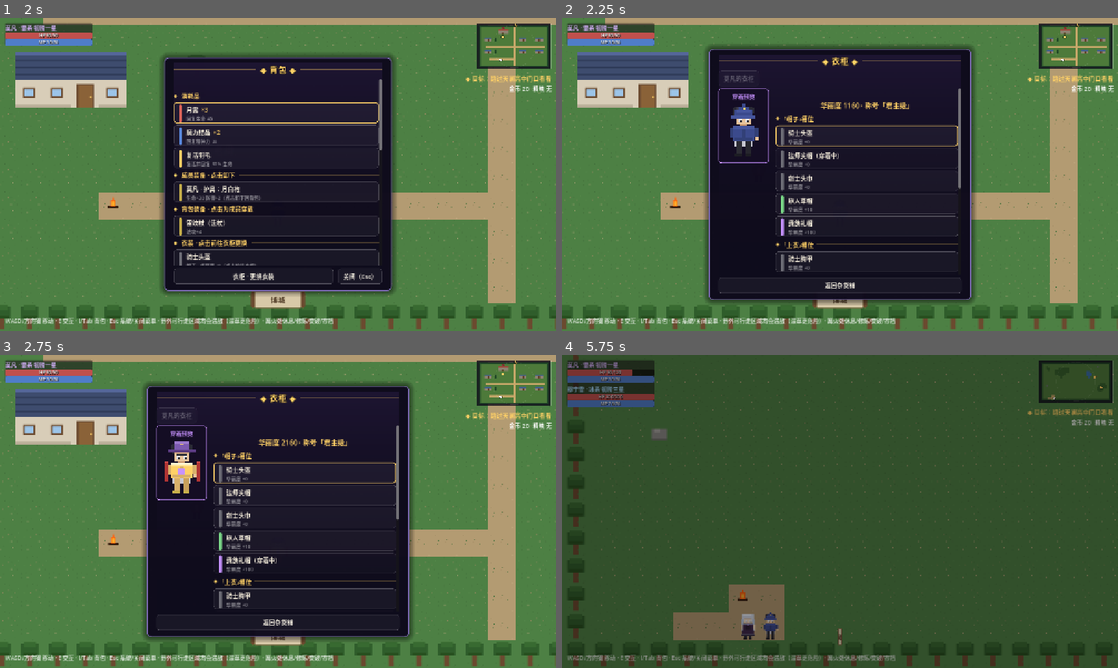
Above: before the commit, frames 1-4 (two rows, left to right).
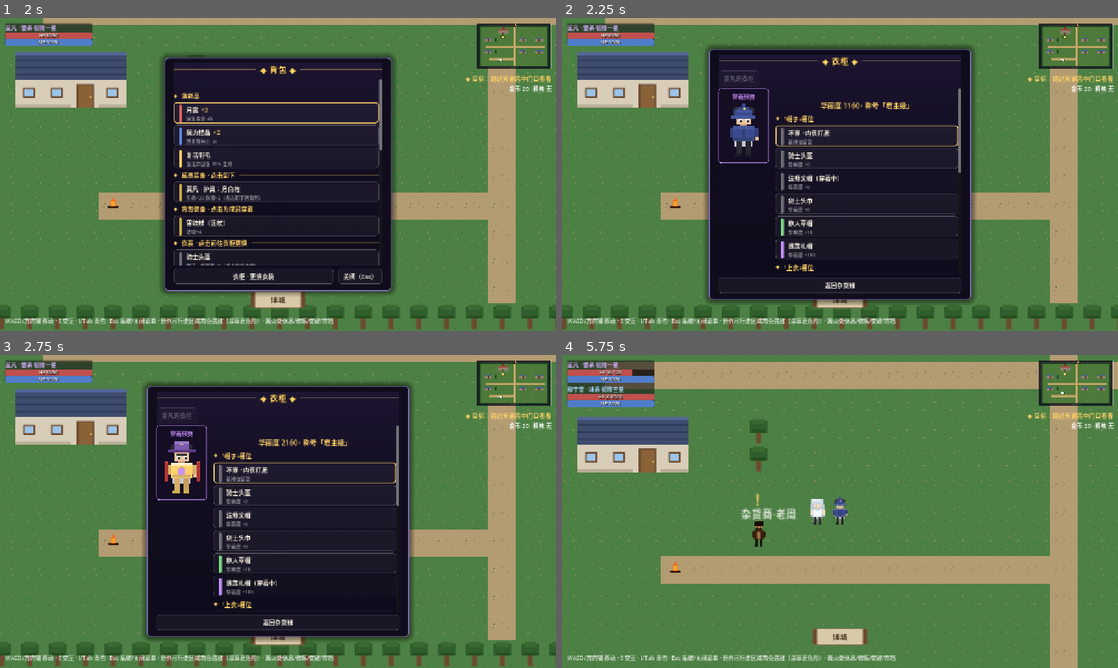
Above: after the commit, the same moments.

Repository: Lydocan/FullTimeMagic
Game: Godot game, scene res://tools/screenshot_harness.tscn
Same seed, same stepped clock (60 frames per second), same inputs: the game is played once before the commit and once after it. This scene is started directly instead of the project's main scene.
Inputs (mouse positions are in pixels of both pictures, inside the frame that each line leads up to):
- Up to frame 1 (2 s): tap Enter (ui_accept) at 0.5, 0.77, 1.52 s; move the mouse to (400, 158) at 0.52 s; hold D (move_right) 0.53-1.28 s; tap Space (attack) at 0.6 s; click (400, 158) at 0.67 s; move the mouse to (166, 190) at 1.27 s; hold S (move_down) from 1.28 s (still down); tap Z (boost_cycle) at 1.35 s
- Up to frame 2 (2.25 s): move the mouse to (895, 105) at 2.02 s; release S (move_down) at 2.03 s; hold D (move_right) from 2.03 s (still down); hold E (interact) from 2.03 s (still down)
- Up to frame 3 (2.75 s): keep holding D (move_right); keep holding E (interact)
- Up to frame 4 (5.75 s): release D (move_right) at 2.75 s; release E (interact) at 2.75 s; click (867, 473) at 2.77 s; tap Enter (ui_accept) at 3.5, 3.77 s; move the mouse to (812, 574) at 3.52 s; hold W (move_up) 3.53-4.25 s; tap Space (attack) at 3.6 s; click (812, 574) at 3.67 s; click (867, 495) at 4.27 s; click (867, 552) at 5.02 s

Frame 1 is identical in both runs. In frame 2, 1.3% of the frame differs, in the area x 38-72%, y 35-82%; in frame 3, 1.4%; in frame 4, 100%, in the area x 0-100%, y 0-100%.

Commit message:
feat: 衣柜「不穿 · 内衣打底」选项——连衣裙可脱，上下装搭配不再被遮挡
连衣裙一旦穿上就无法脱下，上下装的穿着效果永远被挡住（试玩反馈）。
本次衣柜每个槽位顶部新增「不穿 · 内衣打底」选项：脱下该槽位即露出
基础身体自带的背心短裤打底（无需新美术），吊带/短裙等上下装搭配
得以自由展示。

- GameState.unwear_clothing(member_id, slot)：槽位留空并广播
  clothes_changed，玩家/跟随者分层即时隐藏对应层
- 衣柜每个槽位顶部加「不穿 · 内衣打底」按钮（槽位已空时禁用），
  焦点移上即预览留空效果；脱下后可随时重新穿上列表里的任意衣装
- 渲染零改动：空槽位本就隐藏

回归：scene_smoke +2（数据层脱连衣裙换上下装 / 跟随者裙层隐藏）；
harness 新增 17 混搭预览（吊带+短裙+黑丝）与 18 地图跟随者镜头。
场景冒烟 38 项 + 逻辑冒烟 111 项全绿。

Co-Authored-By: Claude <noreply@anthropic.com>

Diff:
--- a/autoload/game_state.gd
+++ b/autoload/game_state.gd
@@ -126,6 +126,16 @@
 	return true
 
 
+## 脱下某槽位（留空 = 露出基础身体的内衣打底，如脱连衣裙换回上下装）。
+## 返回是否实际脱下。
+func unwear_clothing(member_id: String, slot: String) -> bool:
+	if not worn_clothes.get(member_id, {}).has(slot):
+		return false
+	worn_clothes[member_id].erase(slot)
+	GameEvents.clothes_changed.emit()
+	return true
+
+
 ## 华丽度 = 该角色拥有所有衣装的华丽度总和（与是否穿着无关）。
 func glamour_total(member_id: String) -> int:
 	var total := 0
--- a/src/world/map_base.gd
+++ b/src/world/map_base.gd
@@ -1249,13 +1249,21 @@
 	_wardrobe_box.add_child(banner)
 	for slot in MEMBER_WARDROBE_SLOTS.get(_wardrobe_member, []):
 		_bag_section(_wardrobe_box, "「%s」槽位" % GameTypes.clothing_slot_name(slot))
+		var worn_id: String = str(GameState.worn_clothes.get(_wardrobe_member, {}).get(slot, ""))
+		# 「不穿」选项：脱下露出基础身体的内衣打底（如脱连衣裙换回上下装搭配）
+		var bare_btn := _bag_item_button(
+				"不穿 · 内衣打底", "该槽位留空", Color("6f6f78"), 0,
+				_unwear_from_wardrobe.bind(_wardrobe_member, slot))
+		bare_btn.disabled = worn_id == ""
+		bare_btn.focus_entered.connect(_refresh_outfit_preview.bind(slot, ""))  # 预览留空效果
+		_wardrobe_box.add_child(bare_btn)
 		var any := false
 		for clothing_id in GameState.owned_clothes.get(_wardrobe_member, []):
 			var c: ClothingData = GameData.load_clothing(clothing_id)
 			if c == null or c.slot != slot:
 				continue
 			any = true
-			var worn: bool = str(GameState.worn_clothes.get(_wardrobe_member, {}).get(slot, "")) == clothing_id
+			var worn: bool = worn_id == clothing_id
 			var btn := _bag_item_button(
 					c.clothing_name + ("（穿着中）" if worn else ""),
 					"华丽度 +%d" % c.glamour, _glamour_color(c.glamour), 1,
@@ -1278,6 +1286,13 @@
 		var c: ClothingData = GameData.load_clothing(clothing_id)
 		_menu_result.text = "%s换上了%s（%s）。" % [
 			MEMBER_NAMES.get(member_id, member_id), c.clothing_name, c.slot_name()]
+	_refresh_wardrobe()
+
+
+func _unwear_from_wardrobe(member_id: String, slot: String) -> void:
+	if GameState.unwear_clothing(member_id, slot):
+		_menu_result.text = "%s脱下了%s，换回内衣打底。" % [
+			MEMBER_NAMES.get(member_id, member_id), GameTypes.clothing_slot_name(slot)]
 	_refresh_wardrobe()
 
 
--- a/tools/scene_smoke.gd
+++ b/tools/scene_smoke.gd
@@ -116,6 +116,17 @@
 	else:
 		printerr("  FAIL  穆宁雪换装异常（华丽度 %d）" % GameState.glamour_total("mu_ningxue"))
 		ok = false
+	# 脱下连衣裙 → 内衣打底，上下装搭配生效
+	GameState.add_clothing("mu_ningxue", "cloth_xue_camisole")
+	GameState.add_clothing("mu_ningxue", "cloth_xue_skirt")
+	if GameState.unwear_clothing("mu_ningxue", "dress") \
+			and GameState.wear_clothing("mu_ningxue", "top", "cloth_xue_camisole") \
+			and GameState.wear_clothing("mu_ningxue", "pants", "cloth_xue_skirt") \
+			and str(GameState.worn_clothes["mu_ningxue"].get("dress", "")) == "":
+		print("  PASS  脱下连衣裙（内衣打底，吊带 + 短裙生效）")
+	else:
+		printerr("  FAIL  脱连衣裙异常")
+		ok = false
 	if not GameState.add_clothing("mo_fan", "cloth_xue_maid"):
 		print("  PASS  衣装归属校验（莫凡买不到穆宁雪的女仆装）")
 	else:
@@ -230,6 +241,13 @@
 			print("  PASS  跟随者分层换装（穆宁雪银白常服 → 哥特裙）")
 		else:
 			printerr("  FAIL  跟随者换装层未更新")
+			ok = false
+		# 脱下连衣裙 → 跟随者裙层隐藏（内衣打底露出）
+		GameState.unwear_clothing("mu_ningxue", "dress")
+		if dress_sp.texture == null and not dress_sp.visible:
+			print("  PASS  跟随者脱裙（连衣裙层隐藏，露出上下装）")
+		else:
+			printerr("  FAIL  脱裙后裙层未隐藏")
 			ok = false
 	scene2._close_rest_menu()
 	scene2.free()
--- a/tools/screenshot_harness.gd
+++ b/tools/screenshot_harness.gd
@@ -96,9 +96,18 @@
 	city._refresh_wardrobe()
 	await _wait(0.4)
 	await _snap("16_wardrobe_xue_gothic.png")
-	city._close_rest_menu()
-	await _wait(0.5)
-	await _snap("17_map_follower_xue.png")
+	# 混搭：脱下连衣裙（内衣打底），吊带 + 短裙 + 黑丝
+	GameState.add_clothing("mu_ningxue", "cloth_xue_camisole")
+	GameState.add_clothing("mu_ningxue", "cloth_xue_skirt")
+	GameState.unwear_clothing("mu_ningxue", "dress")
+	GameState.wear_clothing("mu_ningxue", "top", "cloth_xue_camisole")
+	GameState.wear_clothing("mu_ningxue", "pants", "cloth_xue_skirt")
+	city._refresh_wardrobe()
+	await _wait(0.4)
+	await _snap("17_wardrobe_xue_mixmatch.png")
+	city._close_rest_menu()
+	await _wait(0.5)
+	await _snap("18_map_follower_xue.png")
 	city.free()
 	await _scene_frame()
 
